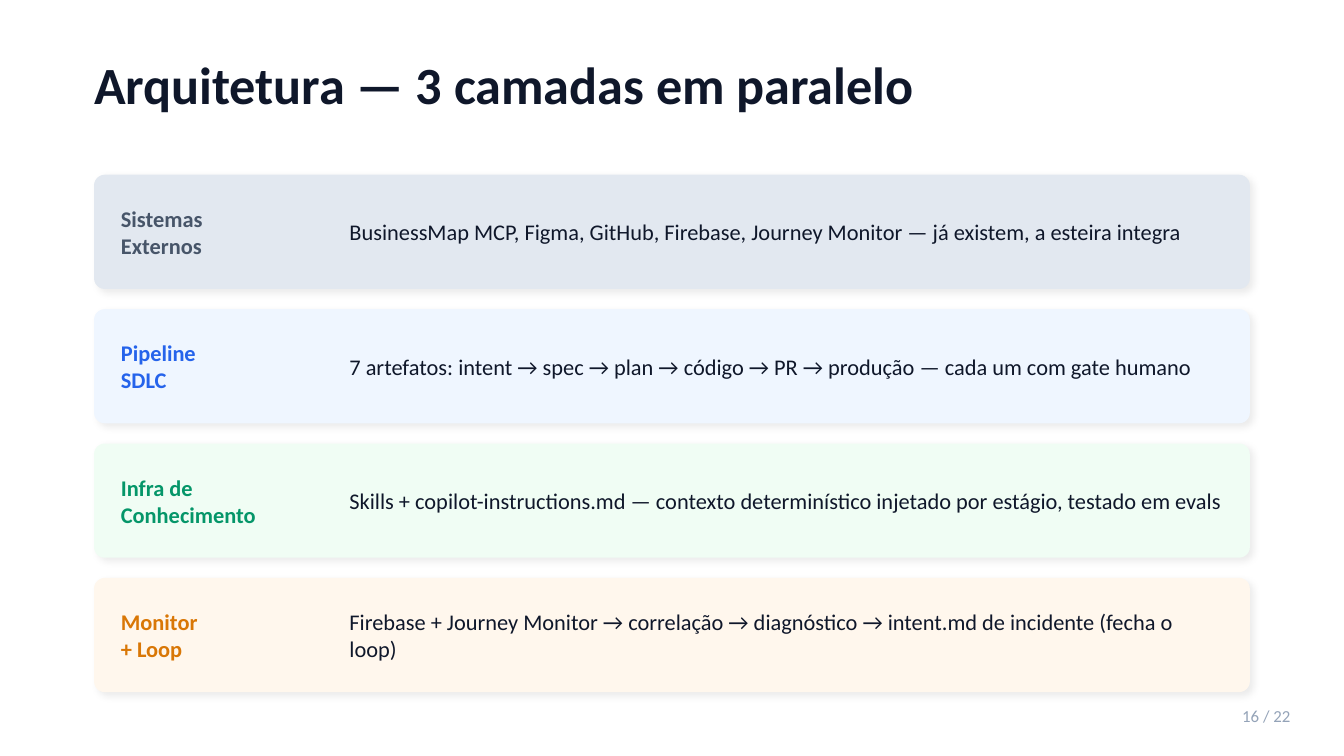
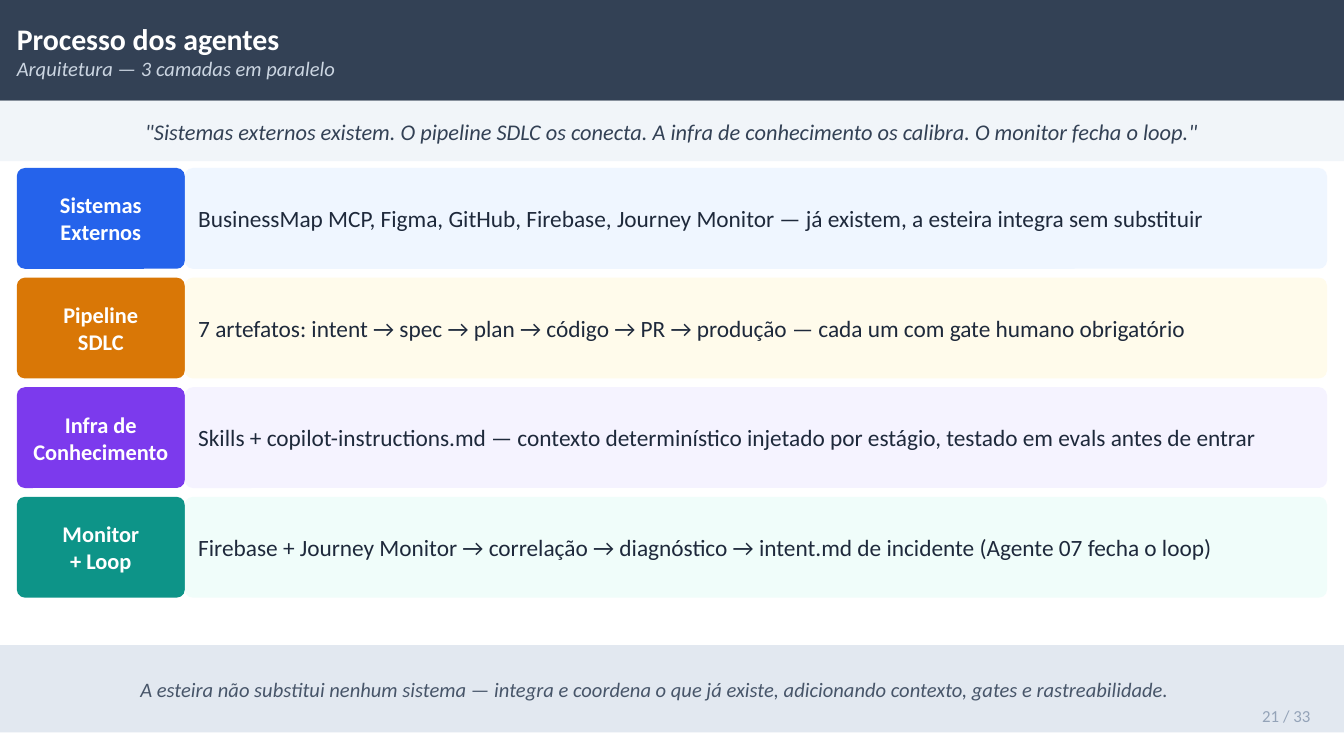
Before and after one commit to jpsslink/sdlc-agentico, a slide deck: slide 21 of esteira-agentica-pitch.pptx (slide 15 before the commit). Drawn at 1344x756 pixels with LibreOffice and Linux fonts; fonts in the diff are those of the drawing. Boxes give left, top, right and bottom in pixels: in the first picture for what was removed or moved away, otherwise in the second. Text is boxed around its words. In the diff, an @@ line names an element or a change of style, - is before the commit and + after.

```diff
--- a/esteira-agentica-pitch.pptx
+++ b/esteira-agentica-pitch.pptx
@@ rectangle added at <box>0,0,1344,101</box>, fill #334155 @@
@@ text at <box>17,29,279,55</box>: paragraph added @@
+Processo dos agentes
@@ text "Processo dos agentes": place and size @@
-text "Processo dos agentes" at <box>94,67,914,113</box>
+text "Processo dos agentes" at <box>17,29,335,80</box>
@@ text at <box>17,62,335,80</box>: size 28 to 11 pt, text colour #0F172A to #CBD5E1, bold off, italic on in "Arquitetura — 3 camadas em paralelo" @@
@@ rectangle added at <box>0,101,1344,161</box>, fill #F1F5F9 @@
@@ text added at <box>145,124,1197,144</box>, 12 pt, text #334155, italic @@
+"Sistemas externos existem. O pipeline SDLC os conecta. A infra de conhecimento os calibra. O monitor fecha o loop."
@@ text "Sistemas": place and size @@
-text "Sistemas" at <box>121,211,203,254</box>
+text "Sistemas" at <box>60,197,142,240</box>
@@ text "Sistemas" at <box>60,197,142,240</box>: text colour #475569 to #FFFFFF; alignment left to centre @@
@@ rounded rectangle added at <box>17,168,185,269</box>, fill #2563EB @@
@@ rounded rectangle: place and size @@
-rounded rectangle at <box>94,175,1250,289</box>
+rounded rectangle at <box>185,168,1328,269</box>
@@ rounded rectangle at <box>185,168,1328,269</box>: fill #E2E8F0 to #EFF6FF; shadow off; proportions changed @@
@@ text at <box>198,210,1203,231</box>: text changed; size 12 to 12.5 pt; text colour #0F172A to #1E293B @@
-BusinessMap MCP, Figma, GitHub, Firebase, Journey Monitor — já existem, a esteira integra
+BusinessMap MCP, Figma, GitHub, Firebase, Journey Monitor — já existem, a esteira integra sem substituir
@@ text "Pipeline": place and size @@
-text "Pipeline" at <box>121,345,196,388</box>
+text "Pipeline" at <box>63,307,138,350</box>
@@ text "Pipeline" at <box>63,307,138,350</box>: text colour #2563EB to #FFFFFF; alignment left to centre @@
@@ rounded rectangle added at <box>17,278,185,379</box>, fill #D97706 @@
@@ rounded rectangle: place and size @@
-rounded rectangle at <box>94,309,1250,423</box>
+rounded rectangle at <box>185,278,1328,379</box>
@@ rounded rectangle at <box>185,278,1328,379</box>: fill #EFF6FF to #FFFBEB; shadow off; proportions changed @@
@@ text at <box>198,320,1185,341</box>: text changed; size 12 to 12.5 pt; text colour #0F172A to #1E293B @@
-7 artefatos: intent → spec → plan → código → PR → produção — cada um com gate humano
+7 artefatos: intent → spec → plan → código → PR → produção — cada um com gate humano obrigatório
@@ text "Infra de": place and size @@
-text "Infra de" at <box>121,480,256,523</box>
+text "Infra de" at <box>33,417,168,460</box>
@@ text "Infra de" at <box>33,417,168,460</box>: text colour #059669 to #FFFFFF; alignment left to centre @@
@@ rounded rectangle added at <box>17,387,185,488</box>, fill #7C3AED @@
@@ rounded rectangle added at <box>185,387,1328,488</box>, fill #F5F3FF @@
@@ text at <box>198,429,1255,450</box>: text changed; size 12 to 12.5 pt; text colour #0F172A to #1E293B @@
-Skills + copilot-instructions.md — contexto determinístico injetado por estágio, testado em evals
+Skills + copilot-instructions.md — contexto determinístico injetado por estágio, testado em evals antes de entrar
@@ text "Monitor": place and size @@
-text "Monitor" at <box>121,614,198,661</box>
+text "Monitor" at <box>62,526,139,573</box>
@@ text "Monitor" at <box>62,526,139,573</box>: text colour #D97706 to #FFFFFF; alignment left to centre @@
@@ rounded rectangle added at <box>17,497,185,598</box>, fill #0D9488 @@
@@ rounded rectangle: place and size @@
-rounded rectangle at <box>94,444,1250,558</box>
+rounded rectangle at <box>185,497,1328,598</box>
@@ rounded rectangle at <box>185,497,1328,598</box>: fill #F0FDF4 to #F0FDFA; shadow off; proportions changed @@
@@ text at <box>198,539,1211,560</box>: text changed; size 12 to 12.5 pt; text colour #0F172A to #1E293B @@
-Firebase + Journey Monitor → correlação → diagnóstico → intent.md de incidente (fecha o loop)
+Firebase + Journey Monitor → correlação → diagnóstico → intent.md de incidente (Agente 07 fecha o loop)
@@ rounded rectangle removed at <box>94,578,1250,692</box> @@
@@ rectangle added at <box>0,645,1344,732</box>, fill #E2E8F0 @@
@@ text added at <box>140,683,1168,701</box>, 11 pt, text #475569, italic @@
+A esteira não substitui nenhum sistema — integra e coordena o que já existe, adicionando contexto, gates e rastreabilidade.
@@ text at <box>1262,711,1310,722</box>: text changed @@
-16 / 22
+21 / 33
```
Also in this commit, not shown: 15 other slides changed, 13 slides added, 2 slides removed.
